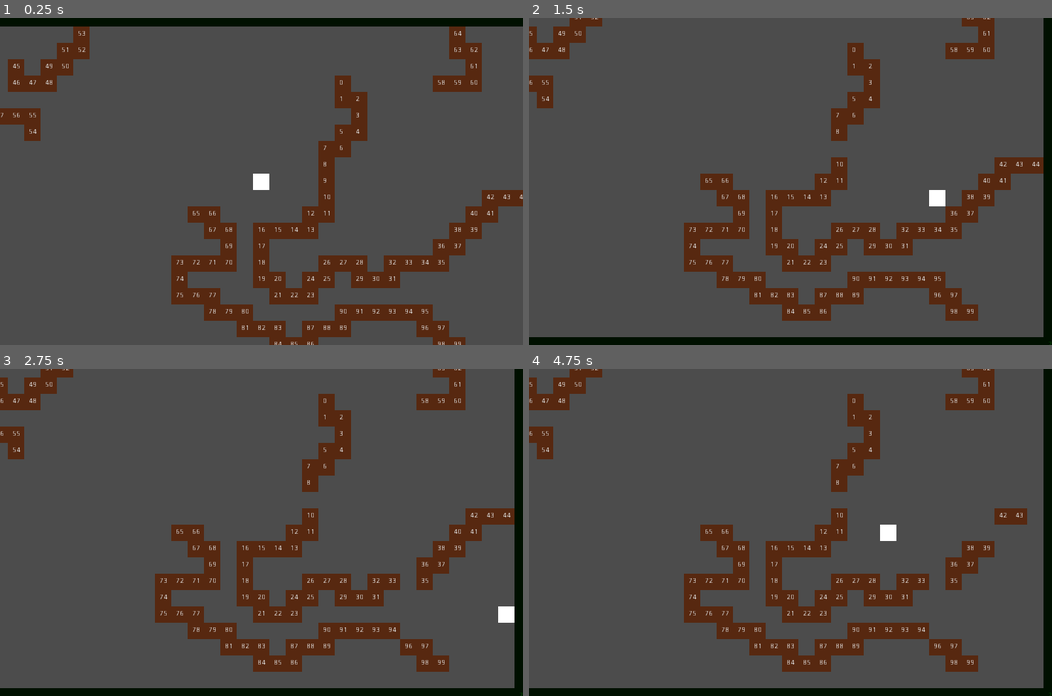
Above: before the commit, frames 1-4 (two rows, left to right).
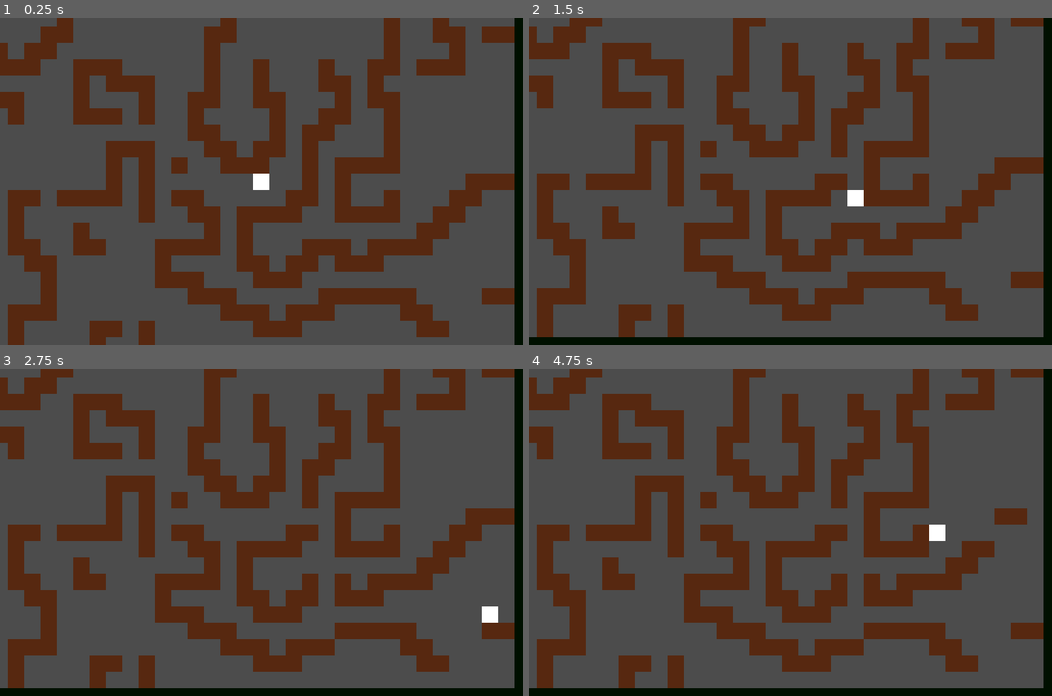
Above: after the commit, the same moments.

Repository: LucasCarrias/Topdown-Pathfinder
Game: Godot game, scene res://Scenes/Game.tscn
Same seed, same stepped clock (60 frames per second), same inputs: the game is played once before the commit and once after it.
Inputs:
- Up to frame 1 (0.25 s): no input
- Up to frame 2 (1.5 s): tap Enter (ui_accept) at 0.5, 0.77 s; hold Right (ui_right) 0.53-1.28 s; hold Down (ui_down) from 1.28 s (still down)
- Up to frame 3 (2.75 s): tap Enter (ui_accept) at 1.52, 2 s; release Down (ui_down) at 2.03 s; hold Right (ui_right) from 2.03 s (still down)
- Up to frame 4 (4.75 s): release Right (ui_right) at 2.78 s; hold Up (ui_up) 2.78-3.53 s; tap Enter (ui_accept) at 3.02, 3.5, 3.77, 4.25, 4.52 s; hold Left (ui_left) from 3.53 s (still down)

The runs differ from the first frame. In frame 1, 42% of the frame differs, in the area x 0-100%, y 0-100%; in frame 2, 16%; in frame 3, 17%; in frame 4, 17%.

Commit message:
Add some comments. Minor fixes.

Diff:
--- a/Scenes/Wall.tscn
+++ b/Scenes/Wall.tscn
@@ -19,6 +19,7 @@
 texture = ExtResource( 2 )
 
 [node name="Label" type="Label" parent="."]
+visible = false
 margin_left = -8.0
 margin_top = -8.0
 margin_right = 40.0
--- a/Scripts/MapGenerator.gd
+++ b/Scripts/MapGenerator.gd
@@ -11,7 +11,7 @@
 
 func _ready():
 	rng.randomize()
-	while get_child_count() < 100:
+	while get_child_count() < 200:
 		walls_generator(100)
 	create_borders()
 
@@ -43,12 +43,10 @@
 		current_pos = last_pos
 		current_pos += steps[rng.randi_range(0, len(steps)-1)]
 		done = is_single_pos(object) and is_pos_on_window(object.global_position)
-
 	if loops == 50:
 		object.set_rand_pos(true)
 		current_pos = object.global_position
 	object.global_position = current_pos
-
 
 func is_single_pos(object):
 	for i in range(get_child_count()-1):
--- a/Scripts/Wall.gd
+++ b/Scripts/Wall.gd
@@ -3,10 +3,12 @@
 onready var WINDOW_GRID = get_parent().WINDOW_GRID
 var posible_steps = 0
 var rng = RandomNumberGenerator.new()
+
 func _ready():
 	$Label.text = str(get_position_in_parent())
 
 func check_steps(pos, double_check):
+	#If double is true reduces drasticaly the possibility of "empty rooms"
 	var possible_movements = []
 	var step = Vector2()
 	var check_list = [0,-32,32]
@@ -22,7 +24,6 @@
 				if !is_single_pos(pos+Vector2(x*2,y)):
 					possible = false
 					break
-
 		if possible:
 			step = Vector2(step.x, 0)
 			possible_movements.append(step)
@@ -42,10 +43,12 @@
 		if possible:
 			step = Vector2(0, step.y)
 			possible_movements.append(step)
-	print(str(get_parent().get_child_count()-2)+str(possible_movements))
+	#print(str(get_parent().get_child_count()-2)+str(possible_movements))
 	return possible_movements
 
 func set_rand_pos(no_surround):
+	#If no surround is true, the objtect will only be set on a free 3x3 square
+	#Bug: no surround issue excepcted on maps with 300 or more walls
 	var done = false
 	while not done:
 		var pos_x = 32*floor(rng.randi_range(1,  WINDOW_GRID.x-1))
